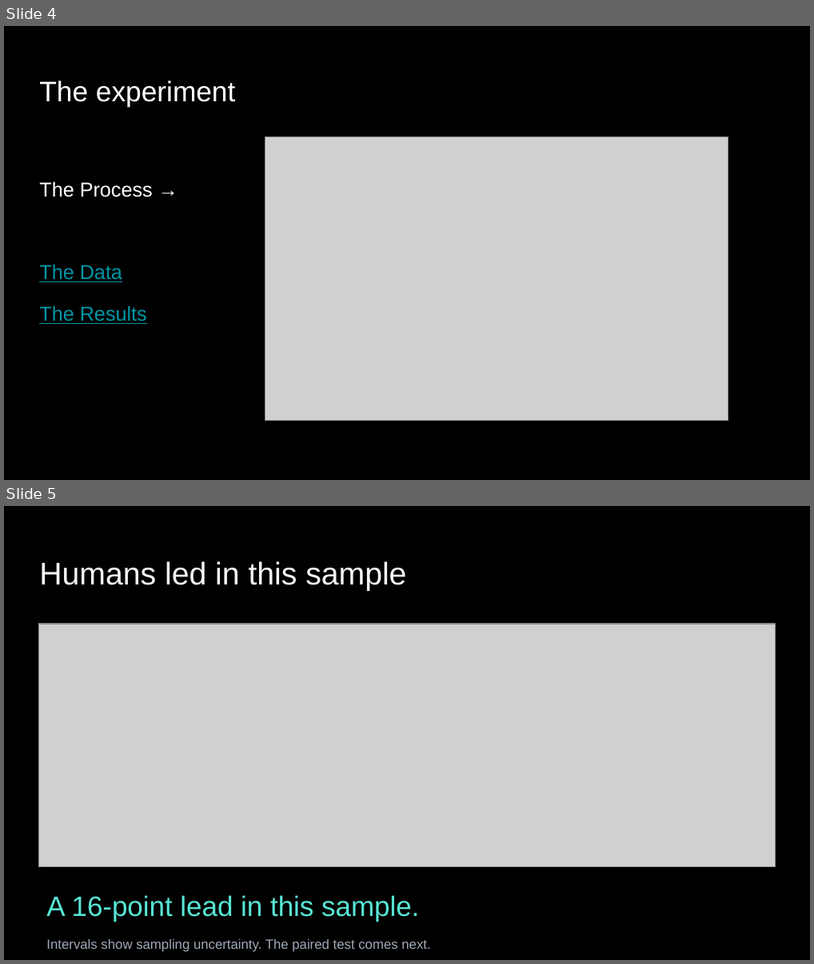
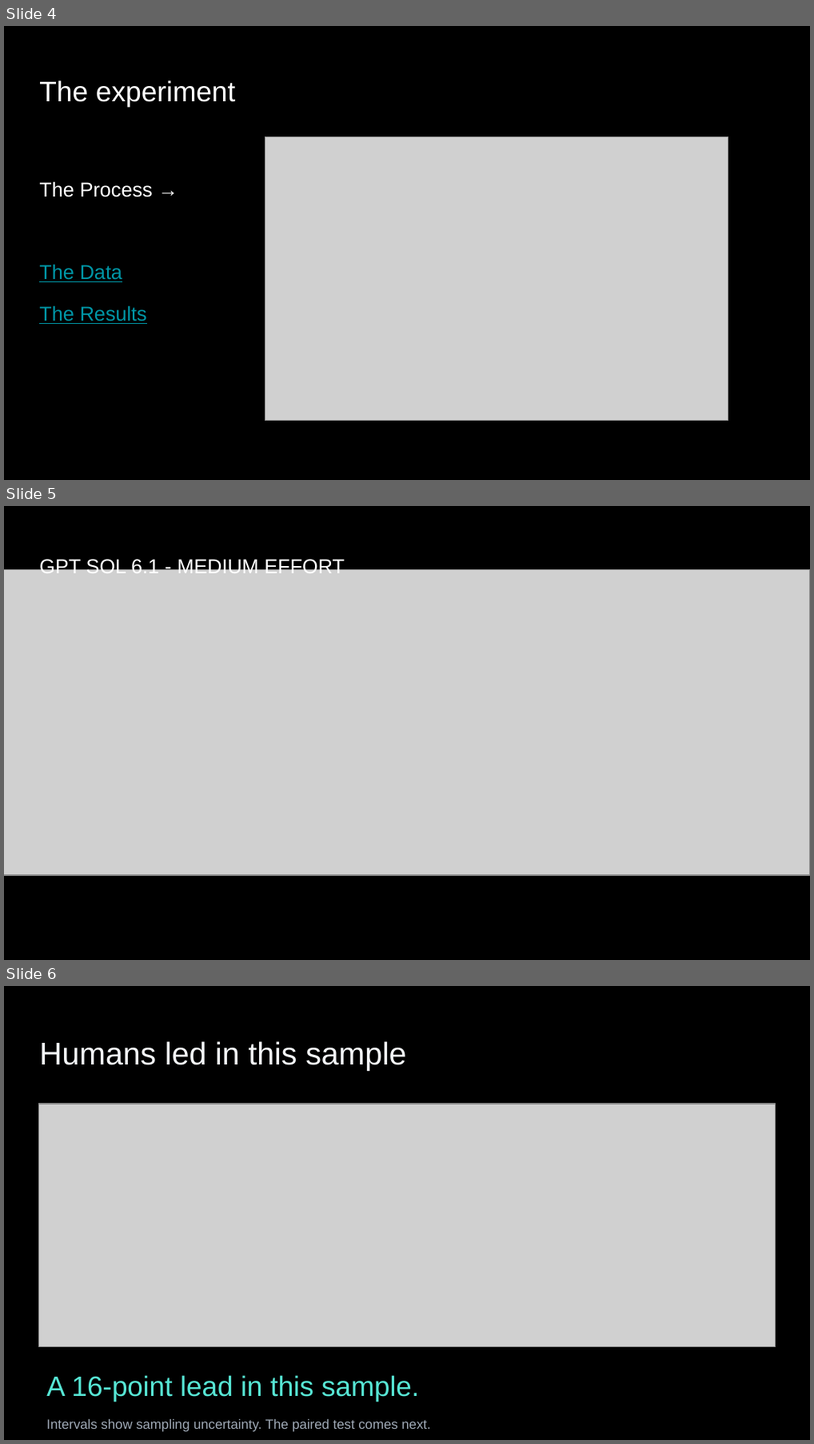
Before and after one commit to snehal-jindal/510-project2, a slide deck: presentation/slides.pptx. Shown one above the other, each under a label of ours: slides 4 and 5 before the commit, slides 4, 5 and 6 after it. The pictures are 814x964 and 814x1444 pixels, drawn with LibreOffice and Linux fonts; fonts in the diff are those of the drawing; grey boxes stand for pictures. Boxes give left, top, right and bottom in pixels: in the first picture for what was removed or moved away, otherwise in the second. Text is boxed around its words. In the diff, an @@ line names an element or a change of style, - is before the commit and + after.

```diff
--- a/presentation/slides.pptx
+++ b/presentation/slides.pptx
@@ slide 5 added at box(4, 506, 810, 960), background #000000 @@
@@ picture added at box(4, 570, 810, 876) @@
@@ text added at box(39, 557, 345, 578), 18 pt, text #FFFFFF @@
+GPT SOL 6.1 - MEDIUM EFFORT
@@ what was slide 5 is now slide 6 @@
```
Also in this commit, not shown: 3 slides changed, 2 other slides added, 1 slide removed, 8 other files.
